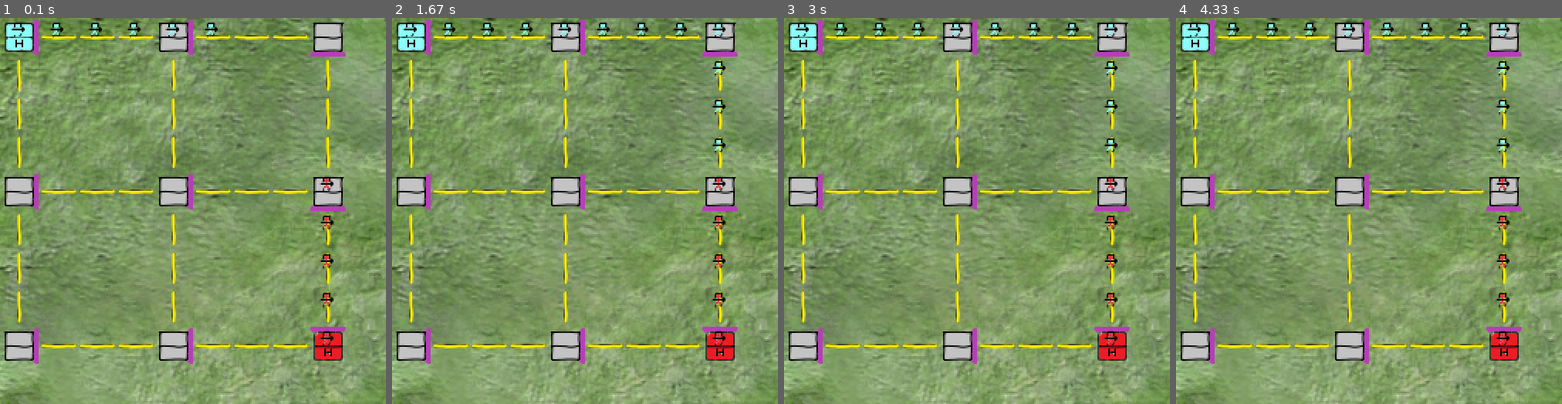
Above: before the commit, frames 1-4 (left to right).
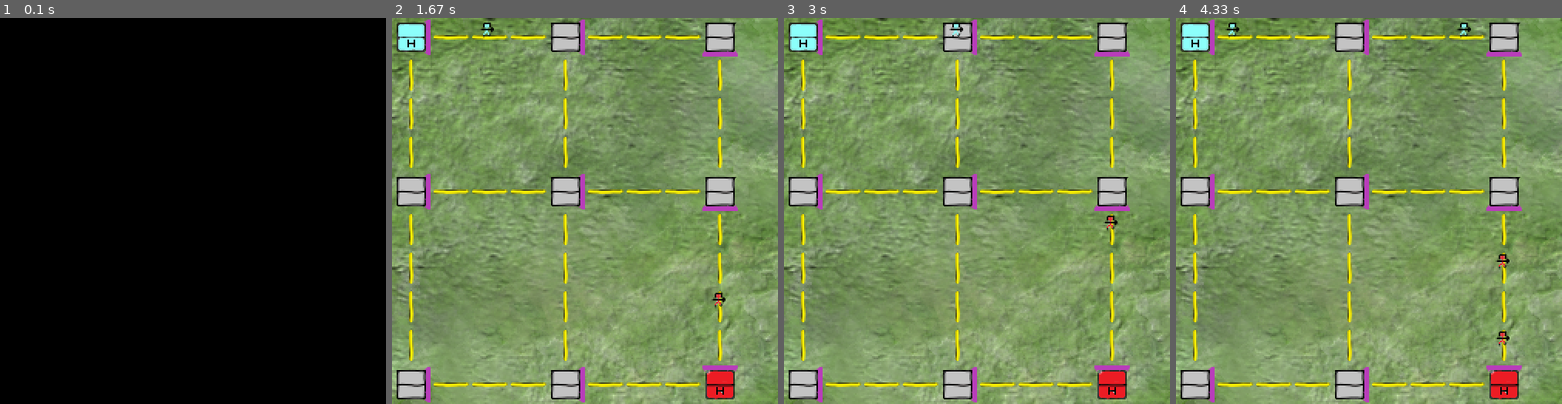
Above: after the commit, the same moments.

Repository: czebrose/ML_Projects
Game: pygame game, started from ML-Tutorial/NodeFightGame/game.py
Two runs of this game, one before a commit and one after it. Both use one fixed random seed, a clock stepped at 60 frames per second and the inputs below.
Inputs:
- Up to frame 1 (0.1 s): no input
- Up to frame 2 (1.67 s): no input
- Up to frame 3 (3 s): no input
- Up to frame 4 (4.33 s): no input

The runs differ from the first frame. In frame 1, 99% of the frame differs, in the area x 0-100%, y 0-100%; in frame 2, 6.4%; in frame 3, 6.5%; in frame 4, 6.3%.

Commit message:
Fixed passing bug

Diff:
--- a/ML-Tutorial/NodeFightGame/game.py
+++ b/ML-Tutorial/NodeFightGame/game.py
@@ -50,6 +50,10 @@
         for location in col:
             if location is not None:
                 location.resolve_move_conflicts()
+    for col in global_map:
+        for location in col:
+            if location is not None:
+                location.resolve_passing_conflicts()
     for col in global_map:
         for location in col:
             if location is not None:
@@ -109,12 +113,12 @@
     clock = pygame.time.Clock()
     run = True
     while run:
-        clock.tick(60)
+        clock.tick(2)
         run = check_input()
         player_gold = collect_gold(global_map, player_gold)
         global_map = fight(global_map)
+        global_map = move_units(global_map)
         global_map, player_gold = spawn_units(global_map, player_gold)
-        global_map = move_units(global_map)
         draw(global_map, win, player_gold)
 
 
--- a/ML-Tutorial/NodeFightGame/location.py
+++ b/ML-Tutorial/NodeFightGame/location.py
@@ -22,7 +22,6 @@
             Direction.WEST: None
         }
         self.unit_in_loc = None
-        self.unit_expected_to_move = False
         self.expected_units = []
 
     def add_neighbor(self, direction, neighbor, set_neighbor=True):
@@ -59,7 +58,6 @@
         if neighbor is None:
             return
         neighbor.expected_units.append((self.unit_in_loc, self))
-        self.unit_expected_to_move = True
 
     def resolve_move_conflicts(self):
         if len(self.expected_units) > 1:
@@ -69,7 +67,7 @@
                 if index is not accept_index:
                     unit, loc = self.expected_units[index]
                     blocked_locations.append(loc)
-            self.expected_units = [self.expected_units[index]]
+            self.expected_units = [self.expected_units[accept_index]]
             self.resolve_blocked_locations(blocked_locations)
 
     @staticmethod
@@ -81,7 +79,21 @@
                     blocked_locations.append(blocked_loc)
                 popped_loc.expected_units = []
 
+    def resolve_passing_conflicts(self):
+        if len(self.expected_units) >= 1 and self.unit_in_loc is not None:
+            exp_unit_a, exp_loc_a = self.expected_units[0]
+            if len(exp_loc_a.expected_units) >= 1:
+                exp_unit_b, exp_loc_b = exp_loc_a.expected_units[0]
+                if self.unit_in_loc is exp_unit_b and self is exp_loc_b:
+                    exp_loc_a.expected_units = []
+                    self.expected_units = []
+
     def accept_unit(self):
         if len(self.expected_units) >= 1:
-            self.unit_in_loc = self.expected_units[0][0]
+            unit, loc = self.expected_units[0]
+            for direction in loc.neighbors:
+                if self is loc.neighbors[direction]:
+                    unit.direction = direction
+            self.unit_in_loc = unit
+            loc.unit_in_loc = None
             self.expected_units = []
--- a/ML-Tutorial/NodeFightGame/map_1.txt
+++ b/ML-Tutorial/NodeFightGame/map_1.txt
@@ -1,9 +1,9 @@
-B+++N+++N
-+   +   +
-+   +   +
-+   +   +
-N+++N+++N
-+   +   +
-+   +   +
-+   +   +
-N+++N+++R
+B+++N++++N
++   +    +
++   +    +
++   +    +
+N+++N++++N
++   +    +
++   +    +
++   +    +
+N+++N++++R
